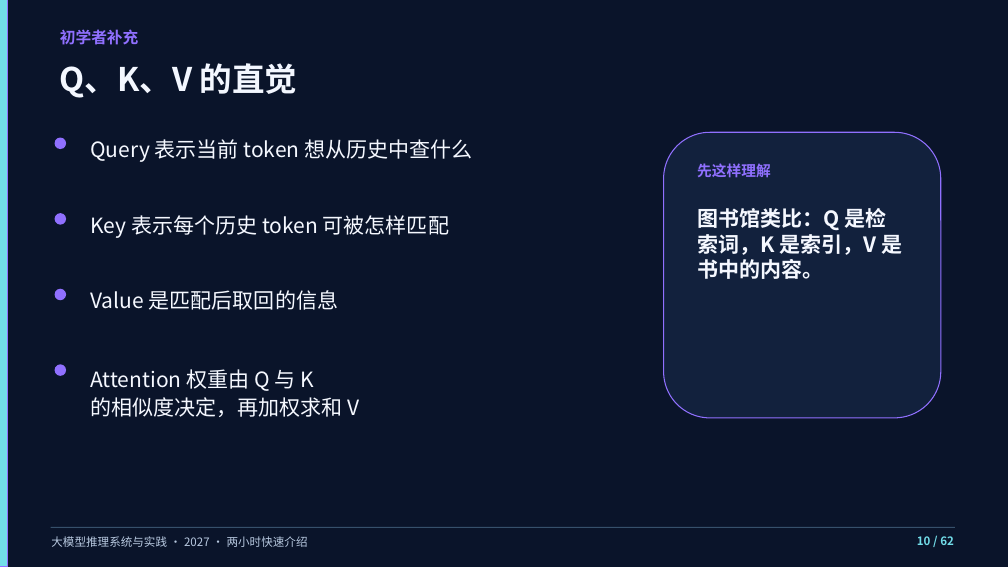
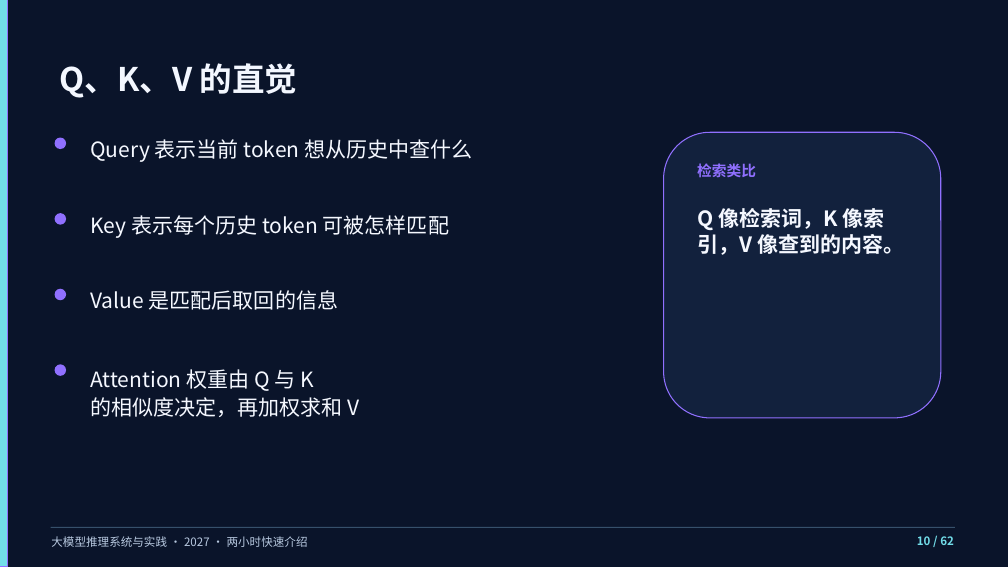
Before and after one commit to vLLM-HUST/intro-to-llm-inference-engines, a slide deck: slide 10 of build/slides/2027/course-overview/LLM推理系统_两小时快速介绍.pptx. Drawn at 1008x567 pixels with LibreOffice and Linux fonts; fonts in the diff are those of the drawing. Boxes give left, top, right and bottom in pixels: in the first picture for what was removed or moved away, otherwise in the second. Text is boxed around its words. In the diff, an @@ line names an element or a change of style, - is before the commit and + after.

```diff
--- a/build/slides/2027/course-overview/LLM推理系统_两小时快速介绍.pptx
+++ b/build/slides/2027/course-overview/LLM推理系统_两小时快速介绍.pptx
@@ text removed at <box>60,29,139,45</box> @@
-初学者补充
@@ text at <box>697,163,756,177</box>: text changed @@
-先这样理解
+检索类比
@@ text at <box>697,205,904,255</box>: text changed @@
-图书馆类比：Q 是检索词，K 是索引，V 是书中的内容。
+Q 像检索词，K 像索引，V 像查到的内容。
```
Also in this commit, not shown: 44 other slides changed, 17 other files.
